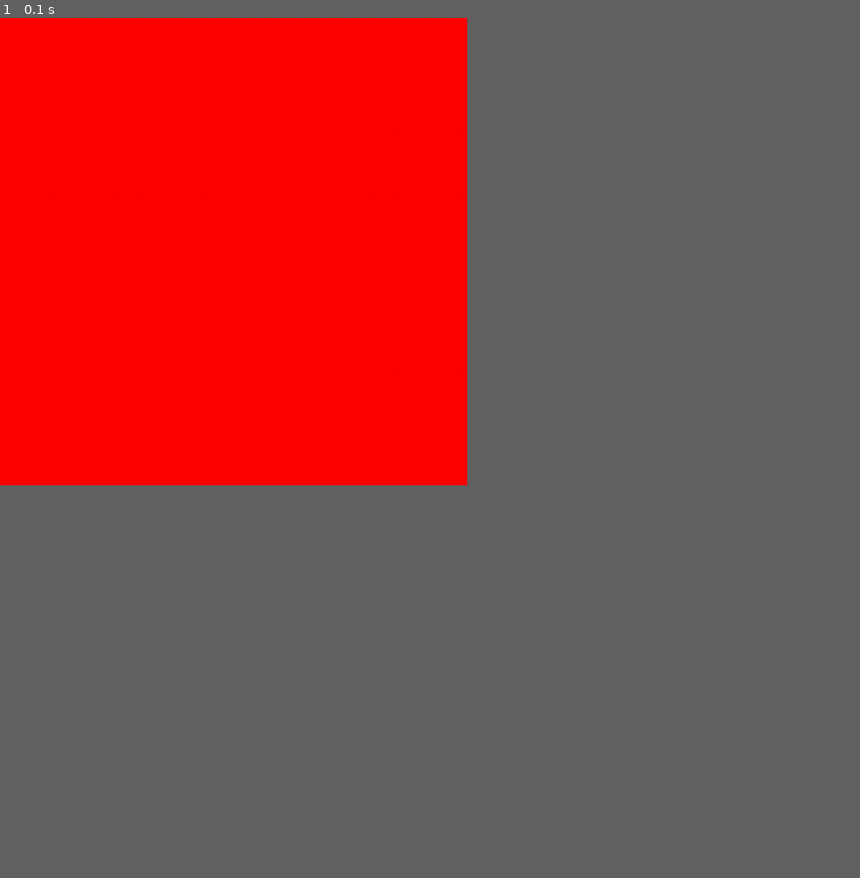
Above: before the commit, frame 1.
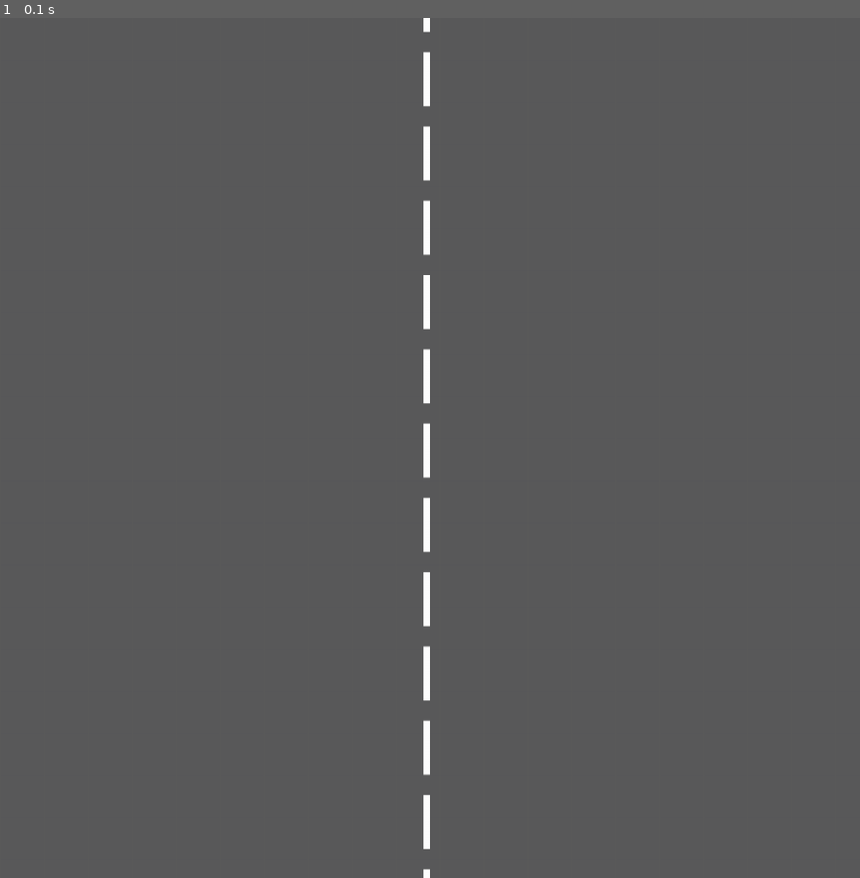
Above: after the commit, the same moment.

Repository: Danilo-C-Ramos/Pygame
Game: pygame game, started from Main_teste.py
The game is run twice, just before and just after one commit, with the same random seed, the same clock (stepped at 60 frames per second) and the same inputs.
Inputs:
- Up to frame 1 (0.1 s): no input
In our replay, the window is 489x489 before the commit and 900x900 after it. These sizes can differ from the game's own. Grey fills any space a smaller window leaves; there, only what the larger window draws over its background counts as a difference.

The runs differ from the first frame. In frame 1, 30% of the frame differs, in the area x 0-55%, y 0-100%.

Commit message:
Adicao do background

Diff:
--- a/Main_teste.py
+++ b/Main_teste.py
@@ -3,12 +3,13 @@
 import pygame
 from config import *
 from game_loop import *
+from assets import *
 
 pygame.init()
 pygame.mixer.init()
 
-WIDTH = 500
-HEIGHT = 500
+WIDTH = 920
+HEIGHT = 920
 # ----- Gera tela principal
 window = pygame.display.set_mode((WIDTH, HEIGHT))
 
@@ -23,8 +24,9 @@
         if event.type == pygame.QUIT:
             game = False
 
-    #screen.fill("purple")
-    window.fill((255, 0, 0))
+    assets = load_assets()
+    window.fill(BLACK)  # Preenche com a cor branca
+    window.blit(assets[BACKGROUND], (0, 0))
 
     pygame.display.update()
 
--- a/assets.py
+++ b/assets.py
@@ -9,11 +9,10 @@
 
 def load_assets():
     assets = {}
-    assets[BACKGROUND] = pygame.image.load(os.path.join("IMAGEM DOS CAMINHOS")).convert_alpha # Os backgrounds devem mudar conforme o jogador muda de tela
-    assets[MOTO] = pygame.image.load(os.path.join(IMG_DIR, 'playerShip1_orange.png')).convert_alpha()
-    assets[MOTO] = pygame.transform.scale(assets['moto_img'], (MOTO_WIDTH, MOTO_HEIGHT))
-    assets[CARRO] = pygame.image.load(os.path.join())
-    assets[CARRO] = pygame.transform.scale(assets['carro_img'], (CARRO_WIDTH, CARRO_HEIGHT))
-
+    assets[BACKGROUND] = pygame.image.load(os.path.join(IMG_DIR,"Background.png")).convert() # Os backgrounds devem mudar conforme o jogador muda de tela
+    #assets[MOTO] = pygame.image.load(os.path.join(IMG_DIR, 'playerShip1_orange.png')).convert_alpha()
+    #assets[MOTO] = pygame.transform.scale(assets['moto_img'], (MOTO_WIDTH, MOTO_HEIGHT))
+    #assets[CARRO] = pygame.image.load(os.path.join())
+    #assets[CARRO] = pygame.transform.scale(assets['carro_img'], (CARRO_WIDTH, CARRO_HEIGHT))
 
     return assets
Binary file added: assets/img/Background.png
